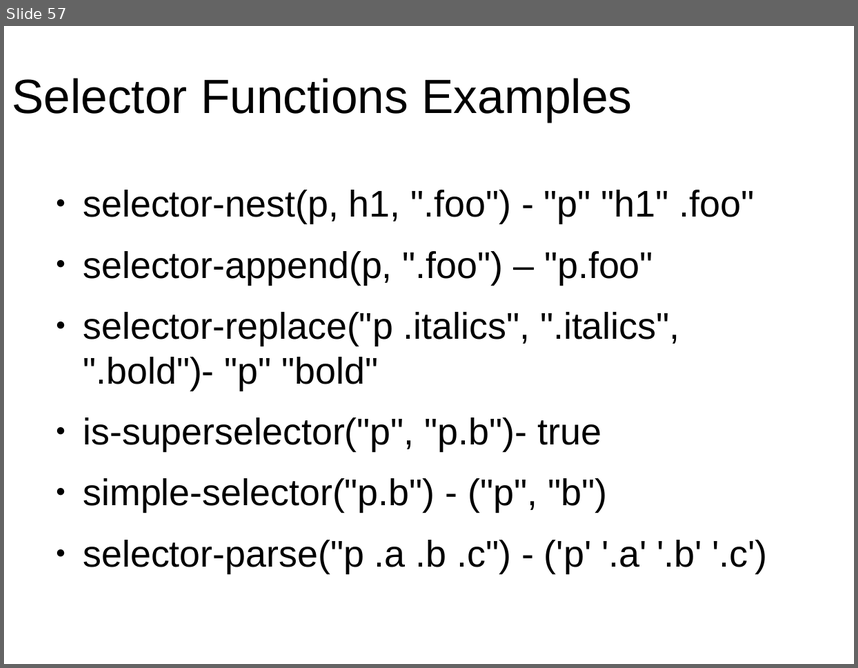
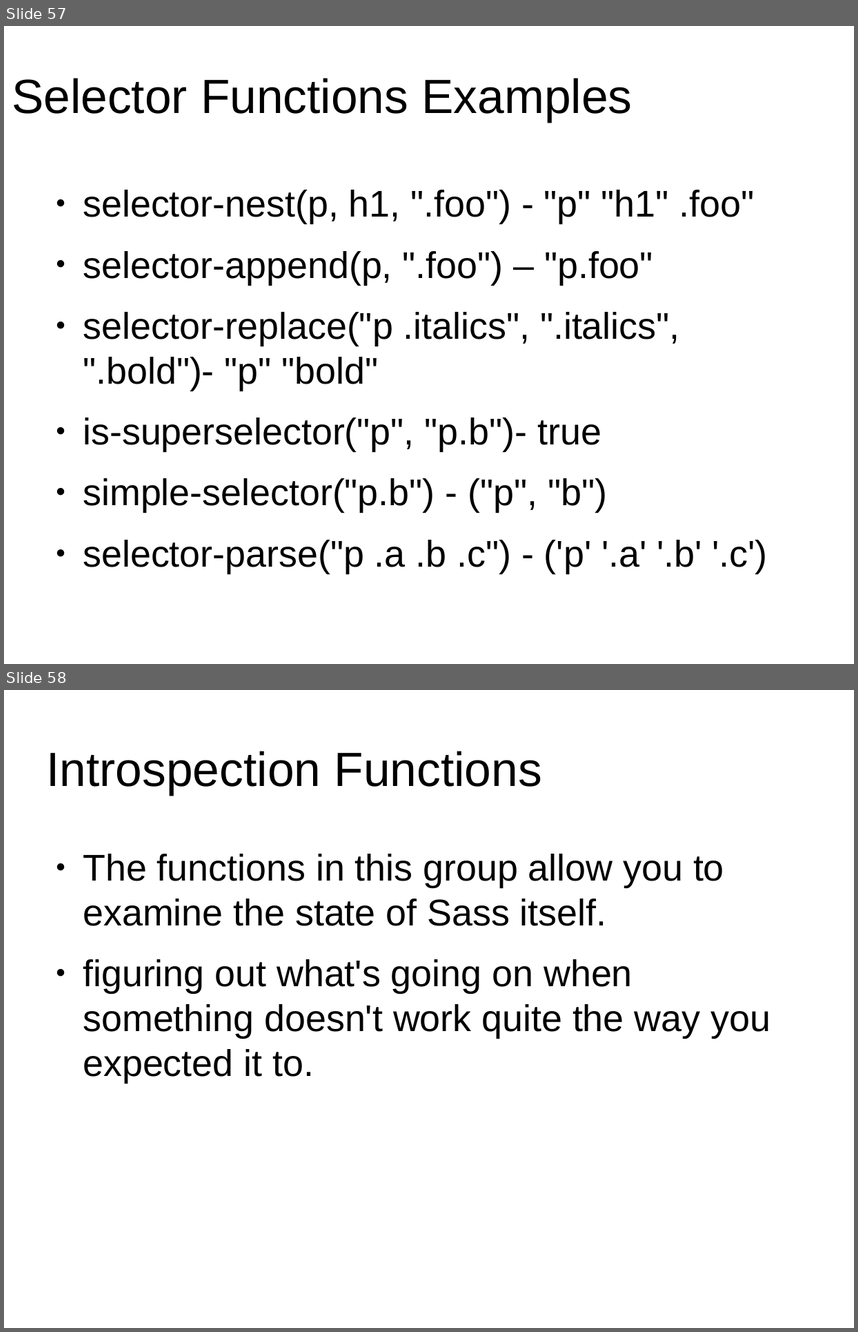
Before and after one commit to anumsh/SASS-Basics, a slide deck: SASS_basics.odp. Shown one above the other, each under a label of ours: slide 57 before the commit, slides 57 and 58 after it. The pictures are 858x668 and 858x1332 pixels, drawn with LibreOffice and Linux fonts; fonts in the diff are those of the drawing; background and template pictures are left out. Boxes give left, top, right and bottom in pixels: in the first picture for what was removed or moved away, otherwise in the second. Text is boxed around its words. In the diff, an @@ line names an element or a change of style, - is before the commit and + after.

Commit message:
feat: Introspection function and Color Function in SASS

```diff
--- a/SASS_basics.odp
+++ b/SASS_basics.odp
@@ slide 58 added at (4, 690, 854, 1328), background #FFFFFF @@
@@ title added at (47, 751, 542, 795), 44.8 pt, text #000000 @@
+Introspection Functions
@@ text added at (83, 854, 771, 1082), 34.7 pt, text #000000 @@
+● The functions in this group allow you to examine the state of Sass itself.
+● figuring out what's going on when something doesn't work quite the way you expected it to.
```
Also in this commit, not shown: 3 other slides added.
